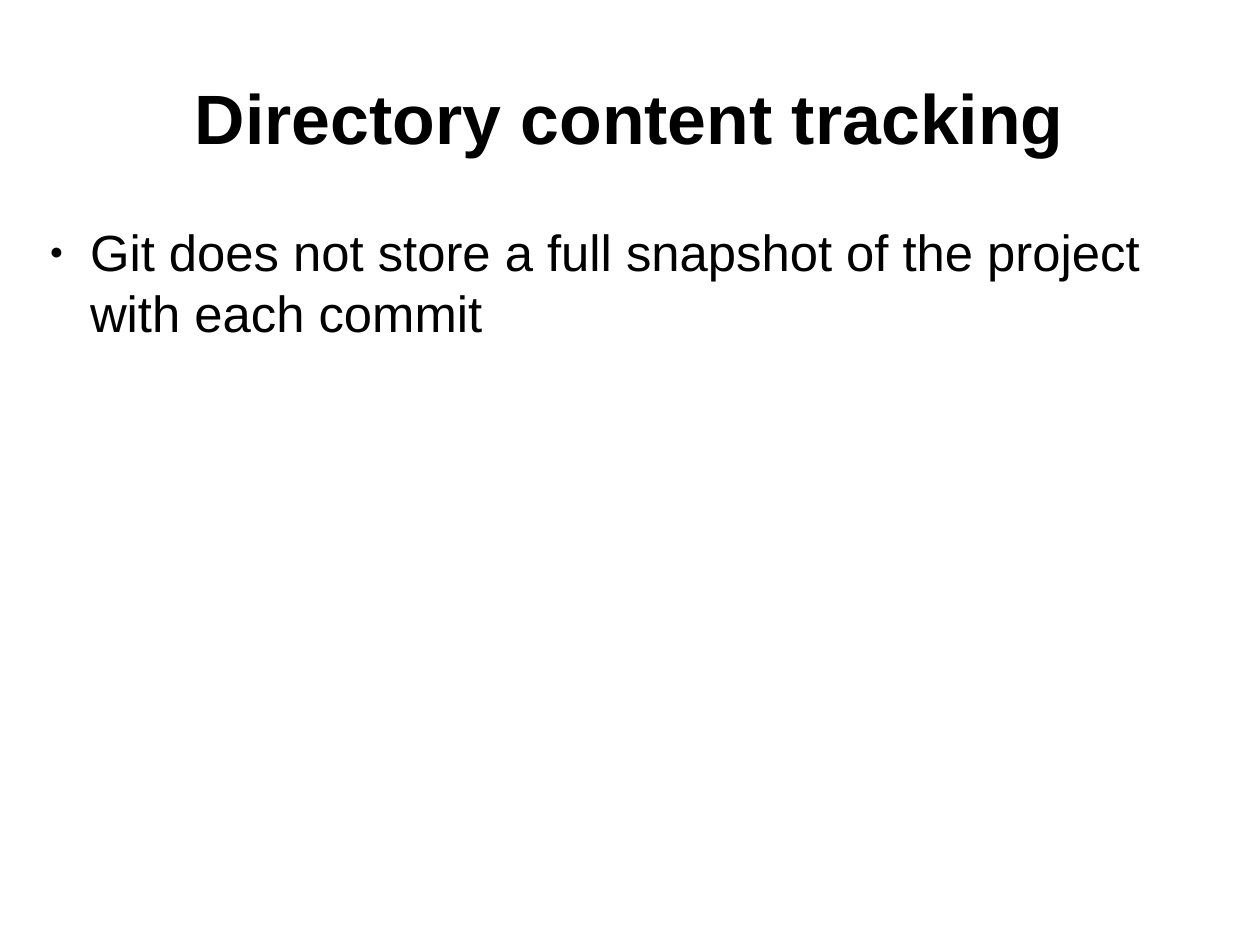
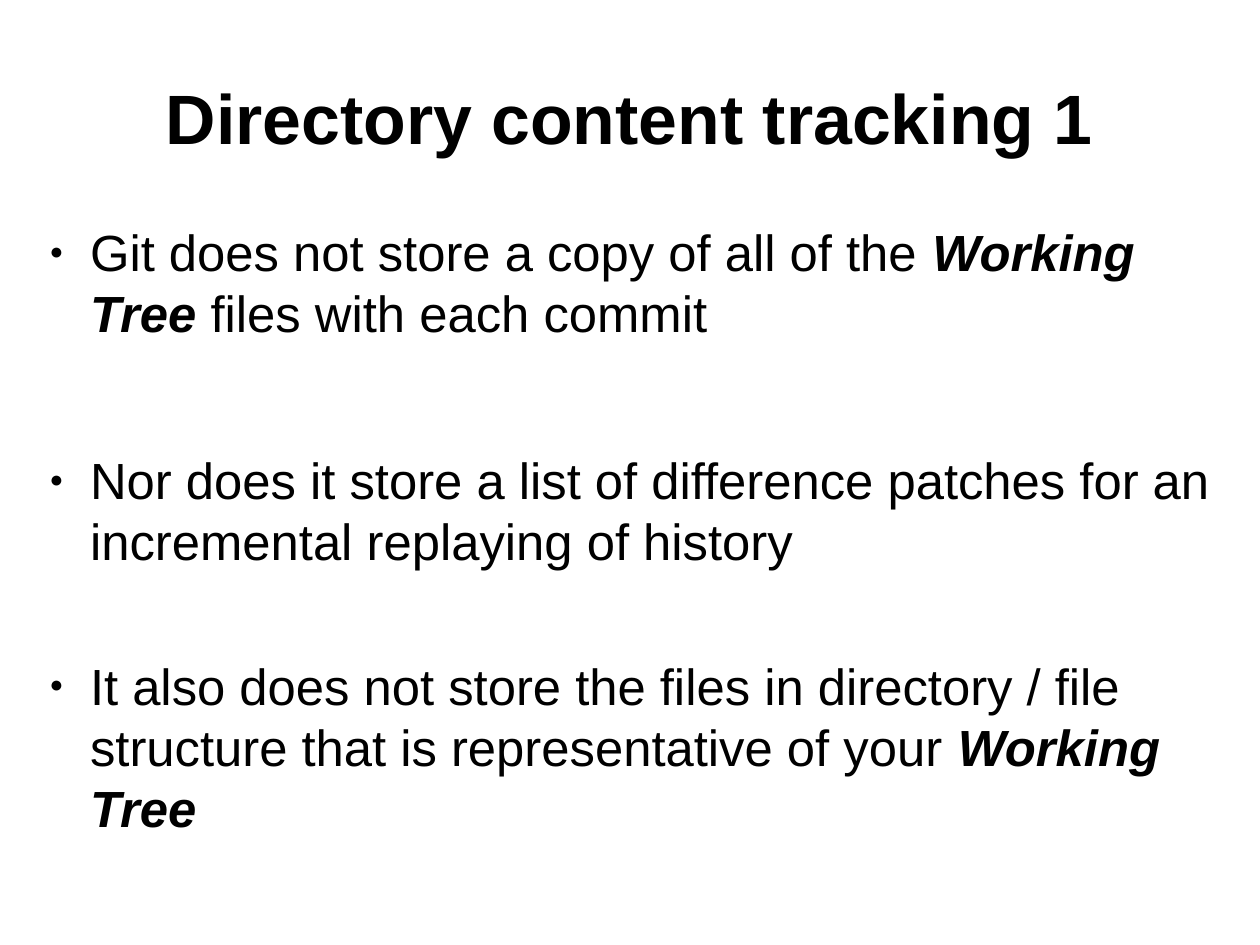
Before and after one commit to ifpingram/soslug, a slide deck: slide 11 of Understanding_Git_and_using_Github.odp (slide 10 before the commit). Drawn at 1260x945 pixels with LibreOffice and Linux fonts; fonts in the diff are those of the drawing. Boxes give left, top, right and bottom in pixels: in the first picture for what was removed or moved away, otherwise in the second. Text is boxed around its words. In the diff, an @@ line names an element or a change of style, - is before the commit and + after.

Commit message:
added Directory Content Tracking 1 + 2, Representation of filesystem in git, object naming and metadata

```diff
--- a/Understanding_Git_and_using_Github.odp
+++ b/Understanding_Git_and_using_Github.odp
@@ title at [166, 93, 1093, 157]: text changed @@
-Directory content tracking
+Directory content tracking 1
@@ text at [90, 234, 1209, 776]: text changed @@
-● Git does not store a full snapshot of the project with each commit
+● Git does not store a copy of all of the Working Tree files with each commit
+● Nor does it store a list of difference patches for an incremental replaying of history
+● It also does not store the files in directory / file structure that is representative of your Working Tree
```
Also in this commit, not shown: 1 other slide changed, 5 slides added.
